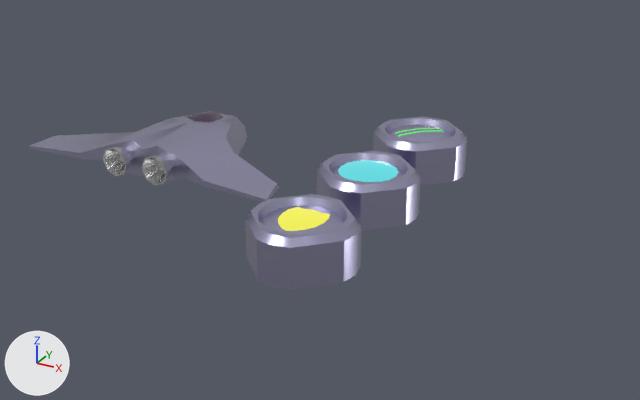
Two versions of the Blender file Art/coreship.blend, one commit apart.
Rendered twice from a 50 mm camera at (7.75, -22.58, 10.4) aimed at (-4.58, -0.15, -0.82). The axes (+X, +Y, +Z) are drawn at lower left. The lights are the same throughout. The same objects are shown in both versions, whatever each file hides.

The first picture shows 'PlayerShip', 'PowerupArmor', 'PowerupLasers', 'PowerupShield'.
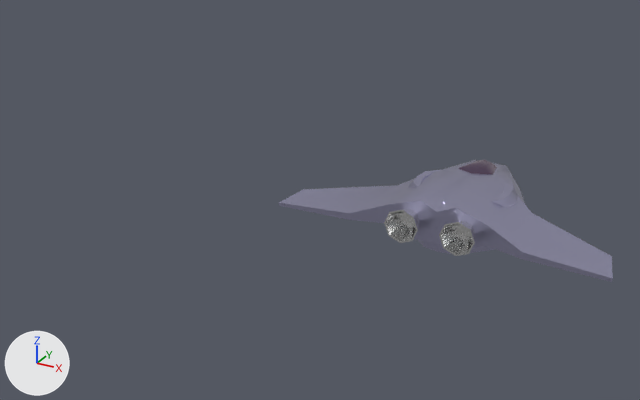
Changed parts and their boxes (x1, y1, x2, y2) in the pictures (640 x 400 px):
'PlayerShip', moved: before (29, 111, 279, 202); after (279, 160, 613, 282)
'PowerupArmor', moved: before (245, 194, 361, 290); after (408, 169, 518, 207)
'PowerupShield', moved: before (317, 151, 421, 231); after (419, 203, 516, 253)
'PowerupLasers', moved: before (373, 117, 467, 185); after (418, 240, 495, 254)

What the commit changed:
Object 'PlayerShip' (ob_playership) moves from (-10.0, 0.0, 0.0) to (0.0, 0.0, 0.0).
Object 'PowerupShield' (ob_powerupshield) moves from (-3.0, 0.0, 0.0) to (0.0, 0.0, 0.0).
Object 'PowerupArmor' (ob_poweruparmor) moves from (-3.0, -4.0, 0.0) to (0.0, 0.0, 0.0).
Object 'PowerupLasers' (ob_poweruplasers) moves from (-3.0, 4.0, 0.0) to (0.0, 0.0, 0.0).
